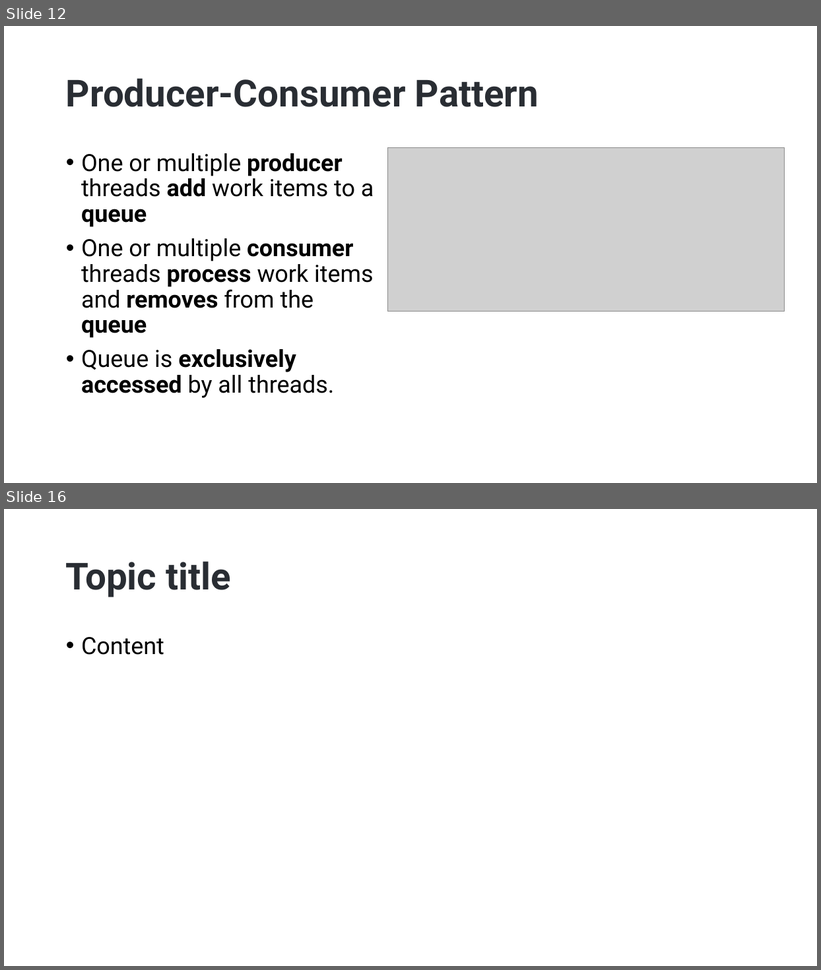
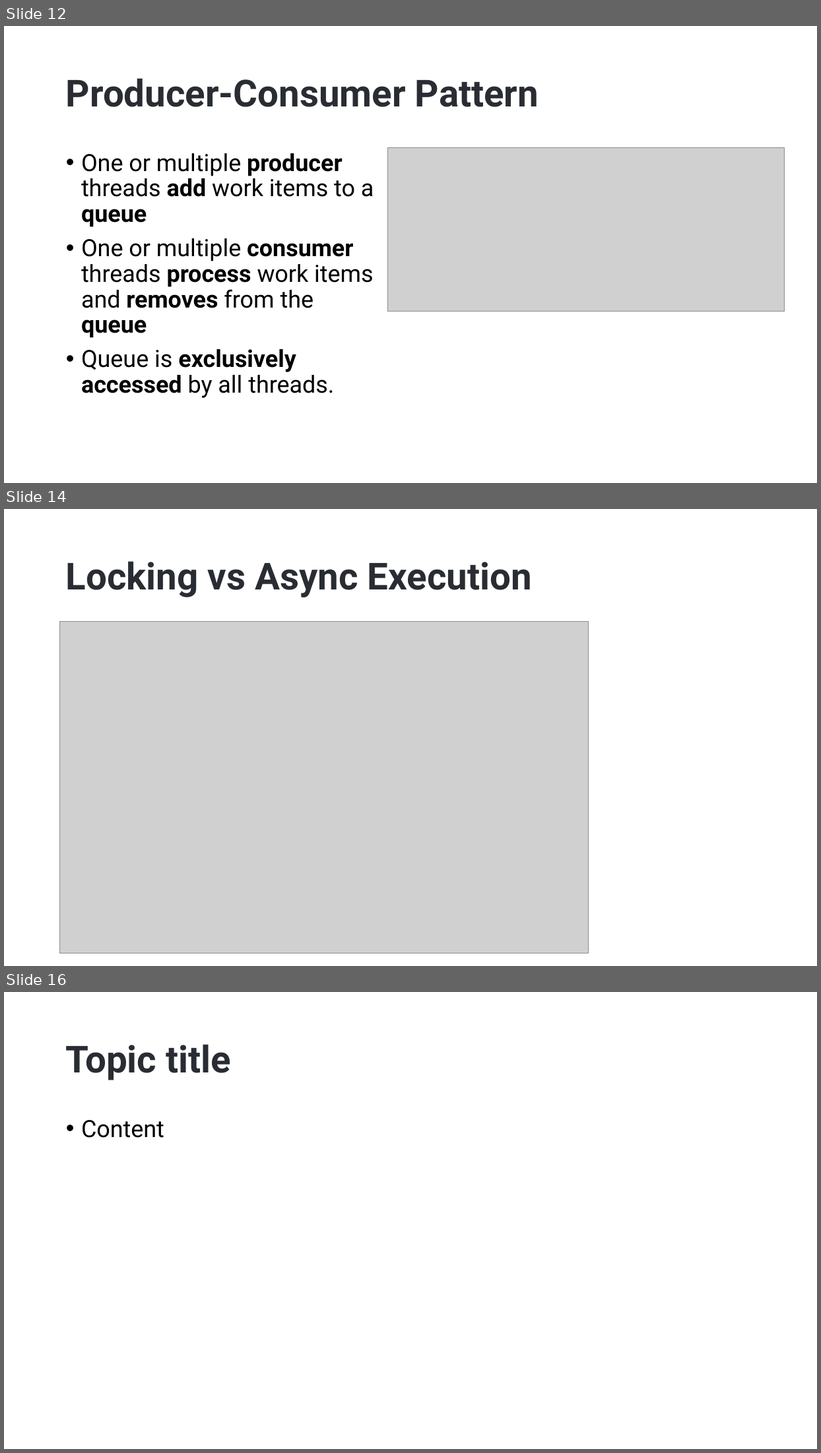
Before and after one commit to hikalkan/presentations, a slide deck: 2023-06-01 Dealing with Concurrency - Multi-Threading in Dotnet/Dotnet-Multi-Threading.pptx. Shown one above the other, each under a label of ours: slides 12 and 16 before the commit, slides 12, 14 and 16 after it; the slides between them are not shown. The pictures are 821x970 and 821x1453 pixels, drawn with LibreOffice and Linux fonts; fonts in the diff are those of the drawing; grey boxes stand for pictures; background and template pictures are left out. Boxes give left, top, right and bottom in pixels: in the first picture for what was removed or moved away, otherwise in the second. Text is boxed around its words. In the diff, an @@ line names an element or a change of style, - is before the commit and + after.

Commit message:
SemaphoreDemo & AsyncCodeDemo

```diff
--- a/2023-06-01 Dealing with Concurrency - Multi-Threading in Dotnet/Dotnet-Multi-Threading.pptx
+++ b/2023-06-01 Dealing with Concurrency - Multi-Threading in Dotnet/Dotnet-Multi-Threading.pptx
@@ slide 14 added at bbox=[4, 509, 817, 966], background picture (left out) @@
@@ title added at bbox=[66, 561, 532, 597], 44 pt, text #292D33, bold @@
+Locking vs Async Execution
@@ picture added at bbox=[60, 622, 589, 955] @@
```
Also in this commit, not shown: 1 slide changed, 2 other slides added, 3 slides removed, 3 other files.
